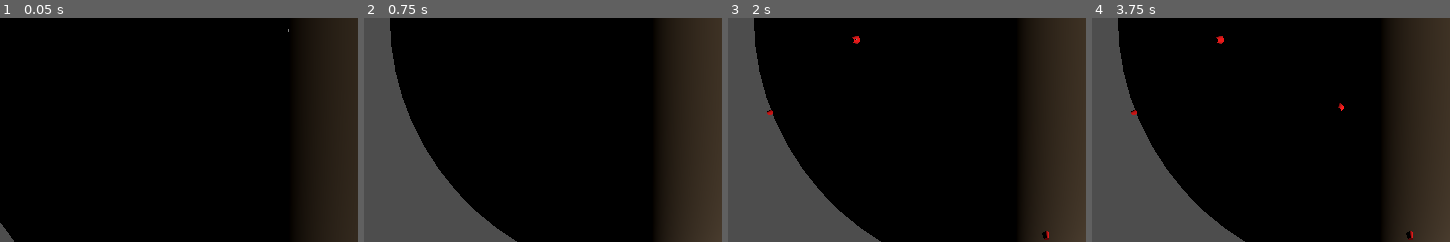
Above: before the commit, frames 1-4 (left to right).
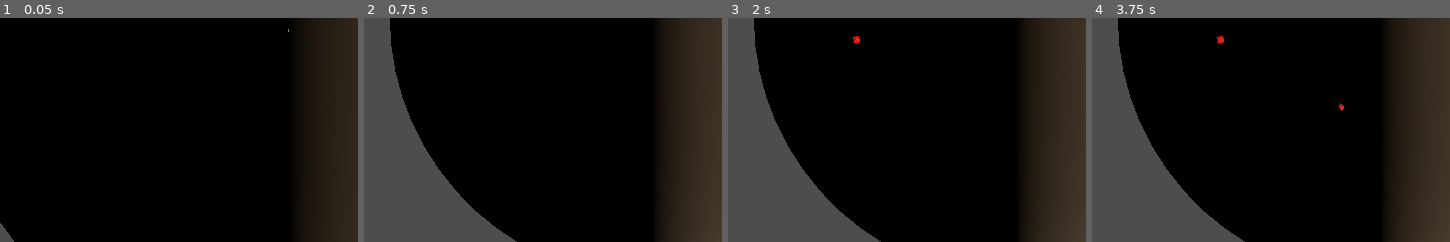
Above: after the commit, the same moments.

Repository: ShadowCurse/gmtk_2024
Game: Godot game, scene res://solar_system.tscn
Same seed, same stepped clock (60 frames per second), same inputs: the game is played once before the commit and once after it.
Inputs (mouse positions are % of the whole screen's width and height, from its top left):
- Up to frame 1 (0.05 s): no input
- Up to frame 2 (0.75 s): tap Enter at 0.5 s; move the mouse to (75, 45) at 0.52 s; hold Right (ui_right) from 0.53 s (still down); tap W (place_hub) at 0.6 s; click (75, 45) at 0.67 s
- Up to frame 3 (2 s): tap Space at 1.25 s; move the mouse to (28, 55) at 1.27 s; release Right (ui_right) at 1.28 s; hold Down (ui_down) from 1.28 s (still down); tap Q (place_resource) at 1.35 s
- Up to frame 4 (3.75 s): tap Enter at 2, 3.5 s; move the mouse to (61, 28) at 2.02 s; release Down (ui_down) at 2.03 s; hold Right (ui_right) 2.03-2.78 s; tap W (place_hub) at 2.1, 3.6 s; tap Space at 2.75 s; move the mouse to (44, 70) at 2.77 s; hold Up (ui_up) 2.78-3.53 s; tap Q (place_resource) at 2.85 s; click (44, 70) at 2.92 s; move the mouse to (83, 65) at 3.52 s; hold Left (ui_left) from 3.53 s (still down)
The pictures show only the part of the screen within x 10-60%, y 50-100%; the shares and areas given below are measured in that part.

Frames 1-2 are identical in both runs. In frame 3, less than 0.1% of the frame differs, in the area x 10-90%, y 41-100%; in frame 4, less than 0.1%.

Commit message:
spawn area grow slowly

Diff:
--- a/planet.gd
+++ b/planet.gd
@@ -31,6 +31,9 @@
 var resource_points: Array[ResourcePoint]
 var resource_hubs: Array[ResourceHub]
 
+var spawn_area_progress: float = 0.1
+var spawn_area_progress_speed: float = 0.01
+
 func _ready():
     pass # Replace with function body.
 
@@ -52,6 +55,11 @@
         self.selection_point_selected = false
 
 func _process(delta):
+    self.spawn_area_progress += delta * spawn_area_progress_speed
+    if 1.0 < self.spawn_area_progress:
+        self.spawn_area_progress = 1.0
+
+
     self.rotate_y(self.axis_rotation_speed * delta)
 
     # update camera
@@ -106,8 +114,8 @@
             mouse_input += event.xformed_by(viewport_transform).relative
 
 func _on_timer_timeout():
-    var random_theta = randf_range(0.0, 2.0 * PI)
-    var random_phi = randf_range(-PI / 2.0, PI / 2)
+    var random_theta = randf_range(0.0, 2.0 * PI * spawn_area_progress)
+    var random_phi = randf_range(-PI / 2.0  * spawn_area_progress, PI / 2  * spawn_area_progress)
 
     var x = 100.0 * sin(random_theta) * cos(random_phi)
     var y = 100.0 * sin(random_theta) * sin(random_phi)
